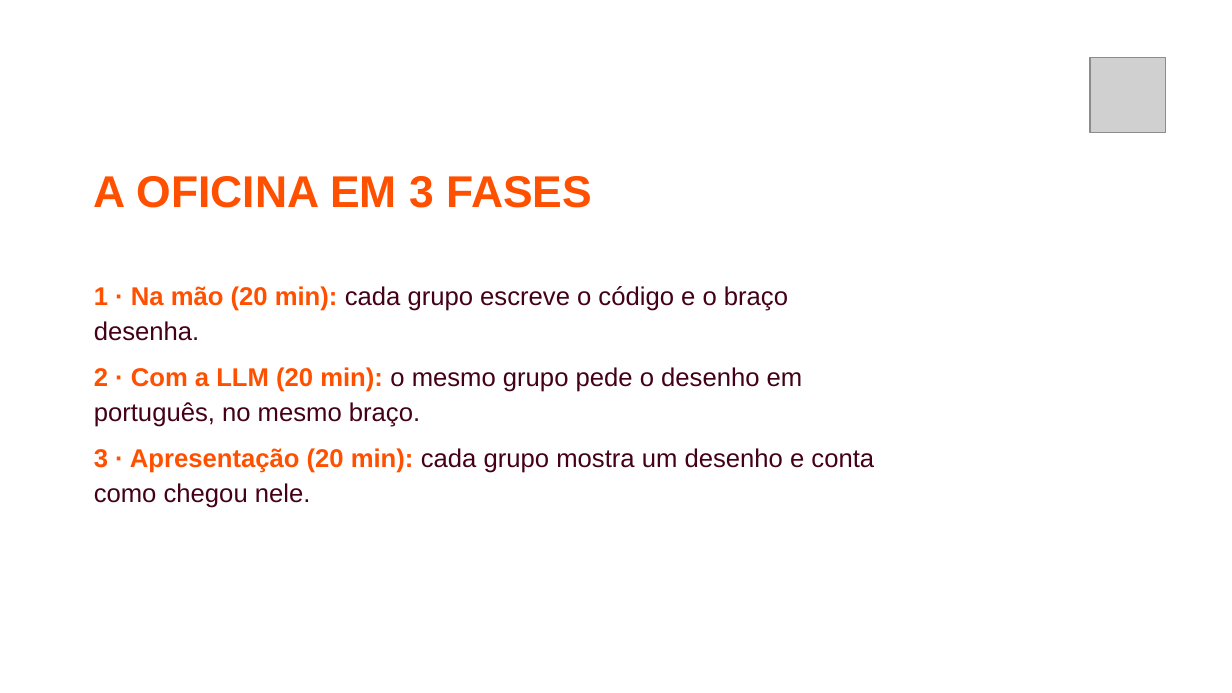
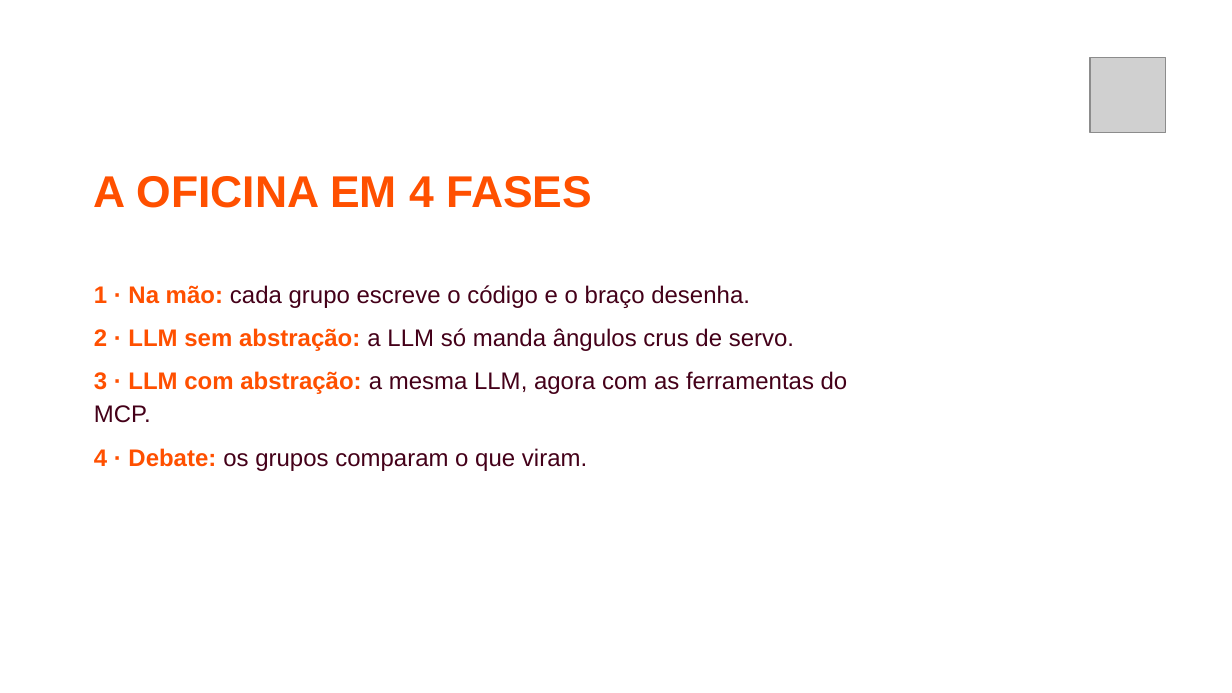
Before and after one commit to jhlr/plotter, a slide deck: slide 5 of workshop/oficina-braco-plotter.pptx. Drawn at 1232x693 pixels with LibreOffice and Linux fonts; fonts in the diff are those of the drawing; grey boxes stand for pictures; background and template pictures are left out. Boxes give left, top, right and bottom in pixels: in the first picture for what was removed or moved away, otherwise in the second. Text is boxed around its words. In the diff, an @@ line names an element or a change of style, - is before the commit and + after.

```diff
--- a/workshop/oficina-braco-plotter.pptx
+++ b/workshop/oficina-braco-plotter.pptx
@@ text at bbox=[94, 176, 592, 208]: text changed @@
-A OFICINA EM 3 FASES
+A OFICINA EM 4 FASES
@@ text at bbox=[94, 285, 848, 471]: text changed; size 15 to 14 pt @@
-1 · Na mão (20 min): cada grupo escreve o código e o braço desenha.
-2 · Com a LLM (20 min): o mesmo grupo pede o desenho em português, no mesmo braço.
-3 · Apresentação (20 min): cada grupo mostra um desenho e conta como chegou nele.
+1 · Na mão: cada grupo escreve o código e o braço desenha.
+2 · LLM sem abstração: a LLM só manda ângulos crus de servo.
+3 · LLM com abstração: a mesma LLM, agora com as ferramentas do MCP.
+4 · Debate: os grupos comparam o que viram.
```
Also in this commit, not shown: 4 other slides changed, 1 slide added, 13 other files.
